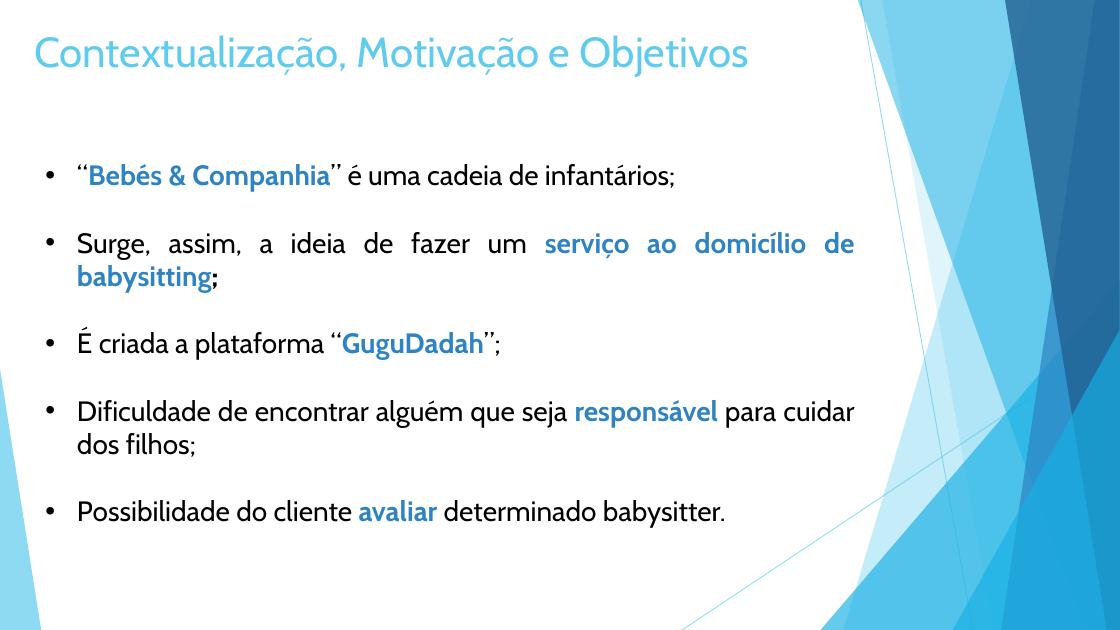
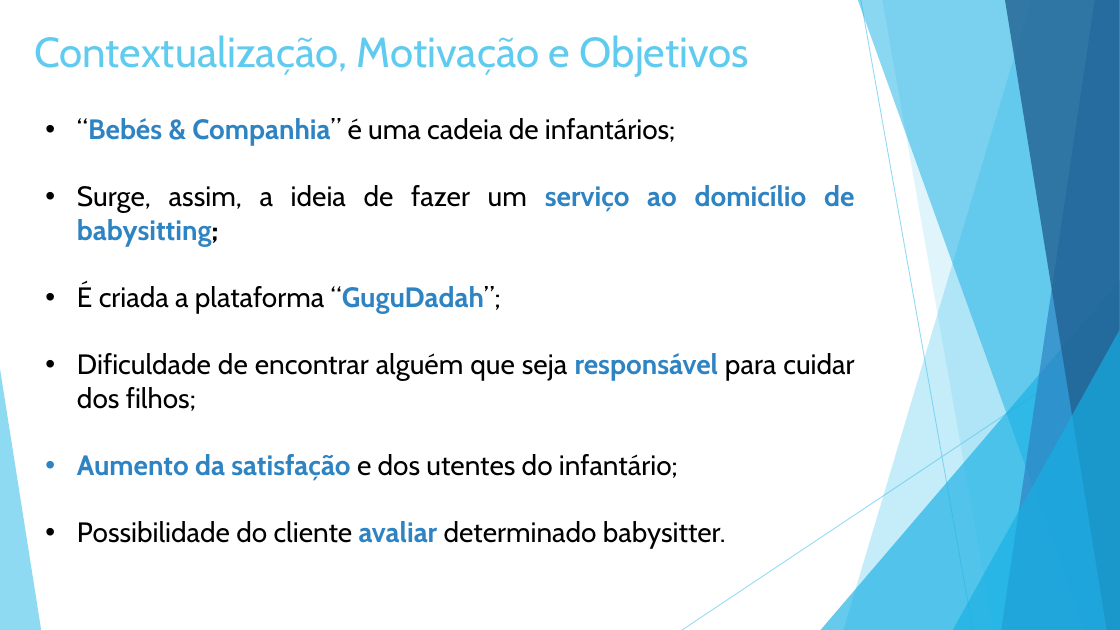
Before and after one commit to vitorjrc/babysitting-system, a slide deck: slide 3 of relatorio/Fase 3/LI4.pptx. Drawn at 1120x630 pixels with LibreOffice and Linux fonts; fonts in the diff are those of the drawing. Boxes give left, top, right and bottom in pixels: in the first picture for what was removed or moved away, otherwise in the second. Text is boxed around its words. In the diff, an @@ line names an element or a change of style, - is before the commit and + after.

```diff
--- a/relatorio/Fase 3/LI4.pptx
+++ b/relatorio/Fase 3/LI4.pptx
@@ text "“Bebés & Companhia” é uma ...": place and size @@
-text "“Bebés & Companhia” é uma ..." at <box>77,164,854,528</box>
+text "“Bebés & Companhia” é uma ..." at <box>77,118,854,549</box>
@@ text at <box>77,454,678,481</box>: paragraph added @@
+• Aumento da satisfação e dos utentes do infantário;
```
Also in this commit, not shown: 6 other slides changed, 6 slides added, 10 slides removed.
